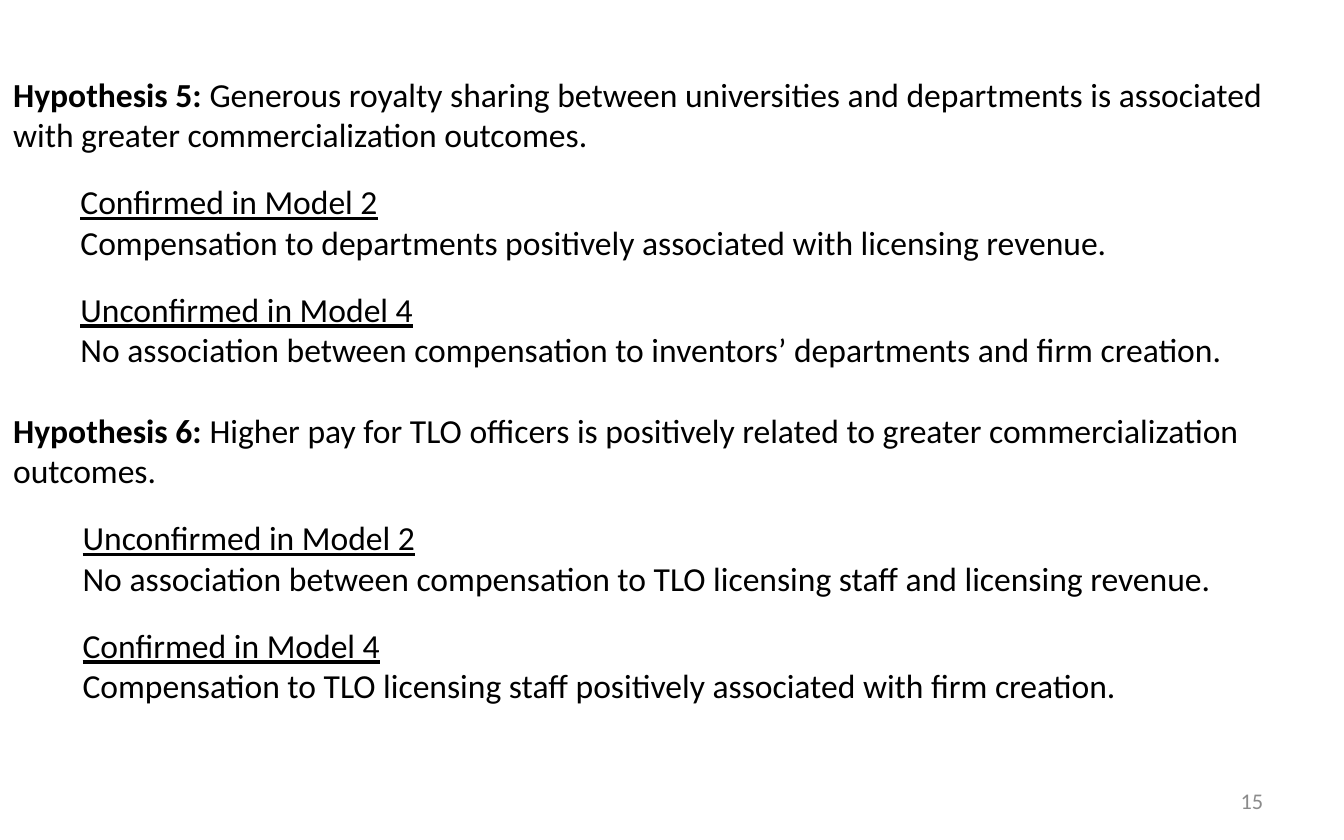
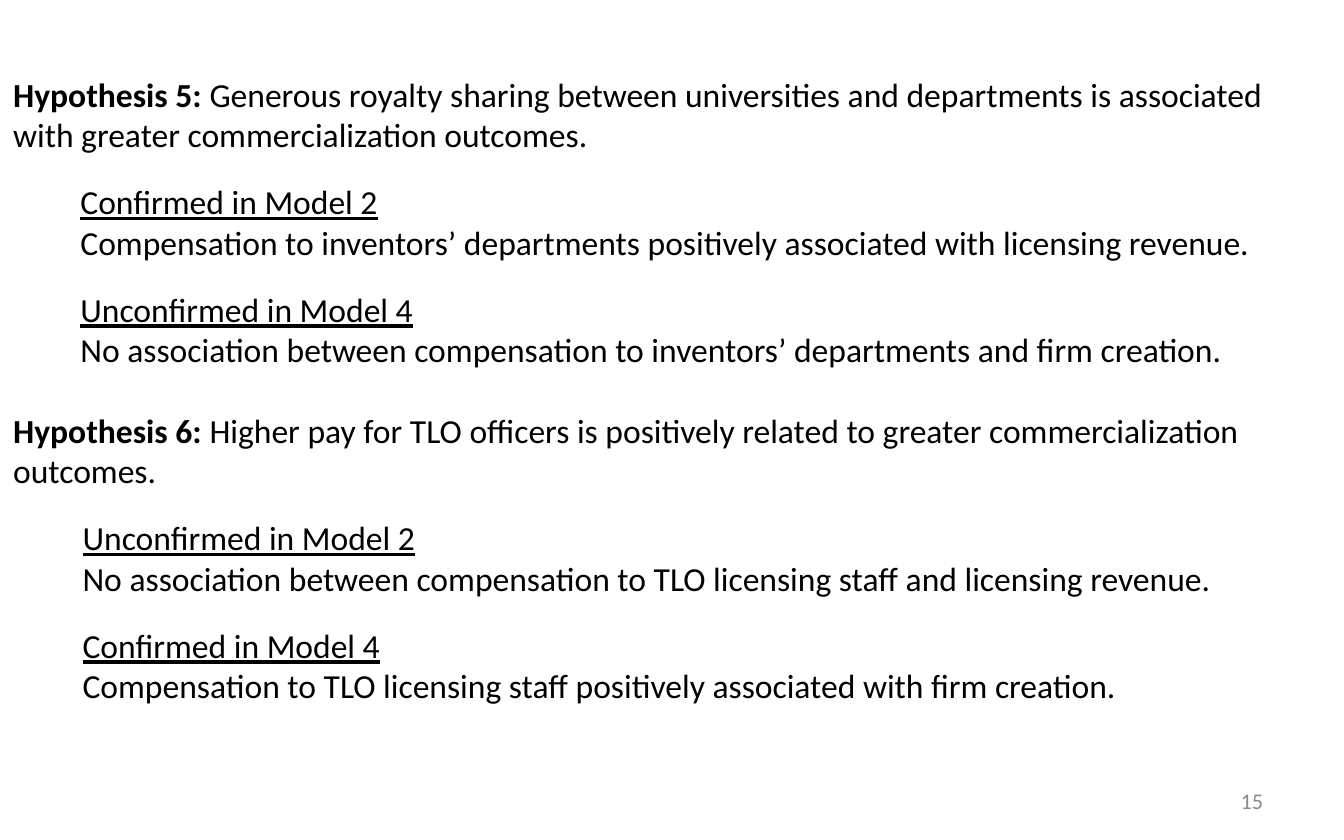
Before and after one commit to SLU-Courses-Townes/SOC6100, a slide deck: slide 15 of Presentations/Presentation01/AsiriHouseTownes_SOC6100_JournalArticleCritique_v00.pptx. Drawn at 1344x840 pixels with LibreOffice and Linux fonts; fonts in the diff are those of the drawing. Boxes give left, top, right and bottom in pixels: in the first picture for what was removed or moved away, otherwise in the second. Text is boxed around its words. In the diff, an @@ line names an element or a change of style, - is before the commit and + after.

```diff
--- a/Presentations/Presentation01/AsiriHouseTownes_SOC6100_JournalArticleCritique_v00.pptx
+++ b/Presentations/Presentation01/AsiriHouseTownes_SOC6100_JournalArticleCritique_v00.pptx
@@ text at (x1=80, y1=231, x2=1249, y2=261): text changed @@
-  Compensation to departments positively associated with licensing revenue.
+  Compensation to inventors’ departments positively associated with licensing revenue.
```
Also in this commit, not shown: 2 other slides changed.
